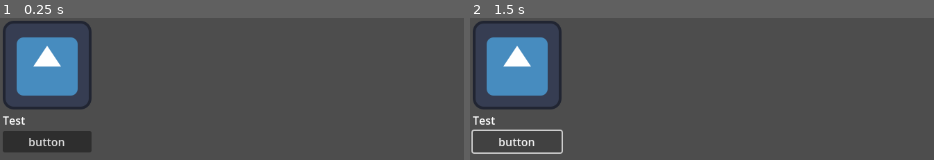
Above: before the commit, frames 1-2 (left to right).
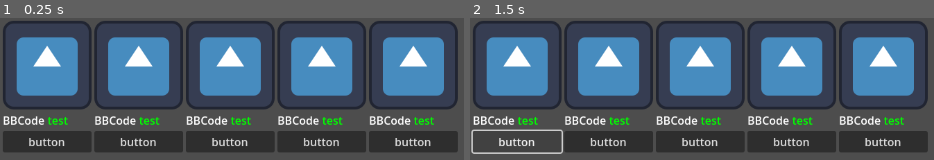
Above: after the commit, the same moments.

Repository: natureFrameworkManager/technologieoffen
Game: Godot game, scene res://main.tscn
Two runs of this game, one before a commit and one after it. Both use one fixed random seed, a clock stepped at 60 frames per second and the inputs below. The engine's default icon, where the game draws it, is replaced by a stand-in: a white triangle on a blue panel in a dark square.
Inputs:
- Up to frame 1 (0.25 s): no input
- Up to frame 2 (1.5 s): click "button" at 0.5 s; click "button" at 1.25 s

The runs differ from the first frame. In frame 1, 41% of the frame differs, in the area x 0-99%, y 2-95%; in frame 2, 41%.

Commit message:
parent of the investment option and trying out layout control with dynamically generated objects

Diff:
--- a/investment.tscn
+++ b/investment.tscn
@@ -4,6 +4,7 @@
 [ext_resource type="Script" path="res://invest_button.gd" id="2_mxk1x"]
 
 [node name="Control" type="Control"]
+custom_minimum_size = Vector2(128, 200)
 layout_mode = 3
 anchors_preset = 15
 anchor_right = 1.0
@@ -24,7 +25,8 @@
 
 [node name="RichTextLabel" type="RichTextLabel" parent="GridContainer"]
 layout_mode = 2
-text = "Test"
+bbcode_enabled = true
+text = "BBCode [color=green]test[/color]"
 fit_content = true
 
 [node name="Button" type="Button" parent="GridContainer"]
--- /dev/null
+++ b/investment_options.gd
@@ -0,0 +1,12 @@
+extends Control
+
+var investment_scene: PackedScene = load("res://investment.tscn")
+
+# Called when the node enters the scene tree for the first time.
+func _ready():
+	get_options()
+
+func get_options():
+	for _x in range(5):
+		var investment = investment_scene.instantiate()
+		$HBoxContainer.add_child(investment)
--- /dev/null
+++ b/investment_options.tscn
@@ -0,0 +1,20 @@
+[gd_scene load_steps=2 format=3 uid="uid://cisdlk5h0jusc"]
+
+[ext_resource type="Script" path="res://investment_options.gd" id="1_ug6nv"]
+
+[node name="InvestmentOptions" type="Control"]
+layout_mode = 3
+anchors_preset = 15
+anchor_right = 1.0
+anchor_bottom = 1.0
+grow_horizontal = 2
+grow_vertical = 2
+script = ExtResource("1_ug6nv")
+
+[node name="HBoxContainer" type="HBoxContainer" parent="."]
+layout_mode = 1
+anchors_preset = 15
+anchor_right = 1.0
+anchor_bottom = 1.0
+grow_horizontal = 2
+grow_vertical = 2
--- a/main.tscn
+++ b/main.tscn
@@ -1,6 +1,6 @@
 [gd_scene load_steps=2 format=3 uid="uid://bijjuuw0j332h"]
 
-[ext_resource type="PackedScene" uid="uid://cyliih6t743d6" path="res://investment.tscn" id="1_tii00"]
+[ext_resource type="PackedScene" uid="uid://cisdlk5h0jusc" path="res://investment_options.tscn" id="1_a5b4d"]
 
 [node name="Main" type="Control"]
 layout_mode = 3
@@ -10,5 +10,5 @@
 grow_horizontal = 2
 grow_vertical = 2
 
-[node name="Control" parent="." instance=ExtResource("1_tii00")]
+[node name="InvestmentOptions" parent="." instance=ExtResource("1_a5b4d")]
 layout_mode = 1
Not shown, added: export_presets.cfg
